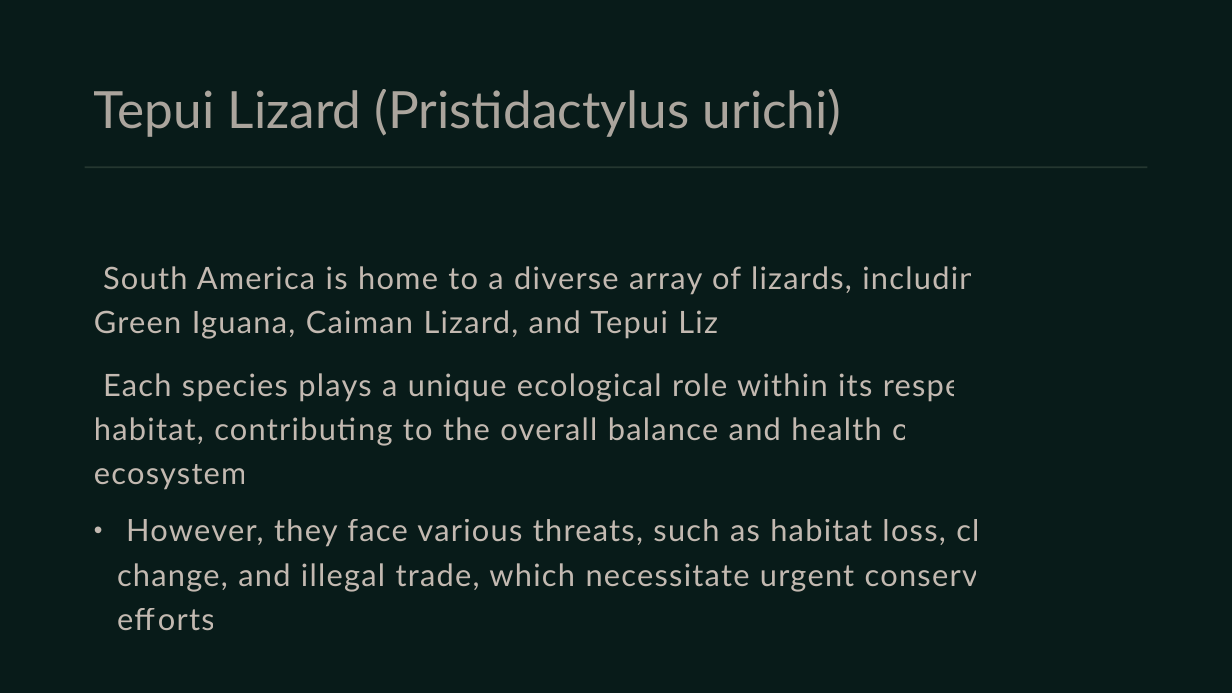
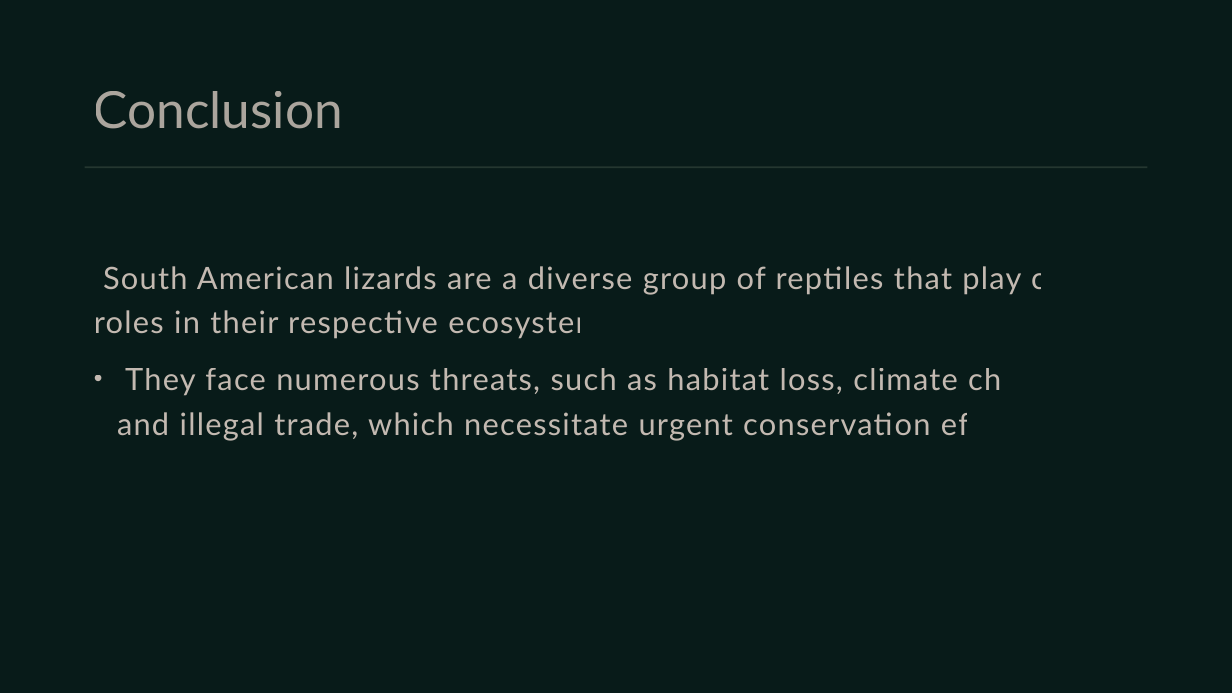
Before and after one commit to umarrasool15/Research2SlidesWebApp, a slide deck: slide 21 of pdfextraction/content/output/A Survey of South American Lizards Biodiversity and Ecological.pptx (slide 15 before the commit). Drawn at 1232x693 pixels with LibreOffice and Linux fonts; fonts in the diff are those of the drawing. Boxes give left, top, right and bottom in pixels: in the first picture for what was removed or moved away, otherwise in the second. Text is boxed around its words. In the diff, an @@ line names an element or a change of style, - is before the commit and + after.

```diff
--- a/pdfextraction/content/output/A Survey of South American Lizards Biodiversity and Ecological.pptx
+++ b/pdfextraction/content/output/A Survey of South American Lizards Biodiversity and Ecological.pptx
@@ title at box(94, 91, 343, 129): text changed @@
-Tepui Lizard (Pristidactylus urichi)
+Conclusion
@@ text at box(94, 266, 1129, 441): text changed @@
-• South America is home to a diverse array of lizards, including the Green Iguana, Caiman Lizard, and Tepui Lizard.
-  Each species plays a unique ecological role within its respective habitat, contributing to the overall balance and health of the ecosystem.
-  However, they face various threats, such as habitat loss, climate change, and illegal trade, which necessitate urgent conservation efforts.
+• South American lizards are a diverse group of reptiles that play critical roles in their respective ecosystems.
+  They face numerous threats, such as habitat loss, climate change, and illegal trade, which necessitate urgent conservation efforts.
```
Also in this commit, not shown: 10 other slides changed, 8 slides added, 2 slides removed, 48 other files.
